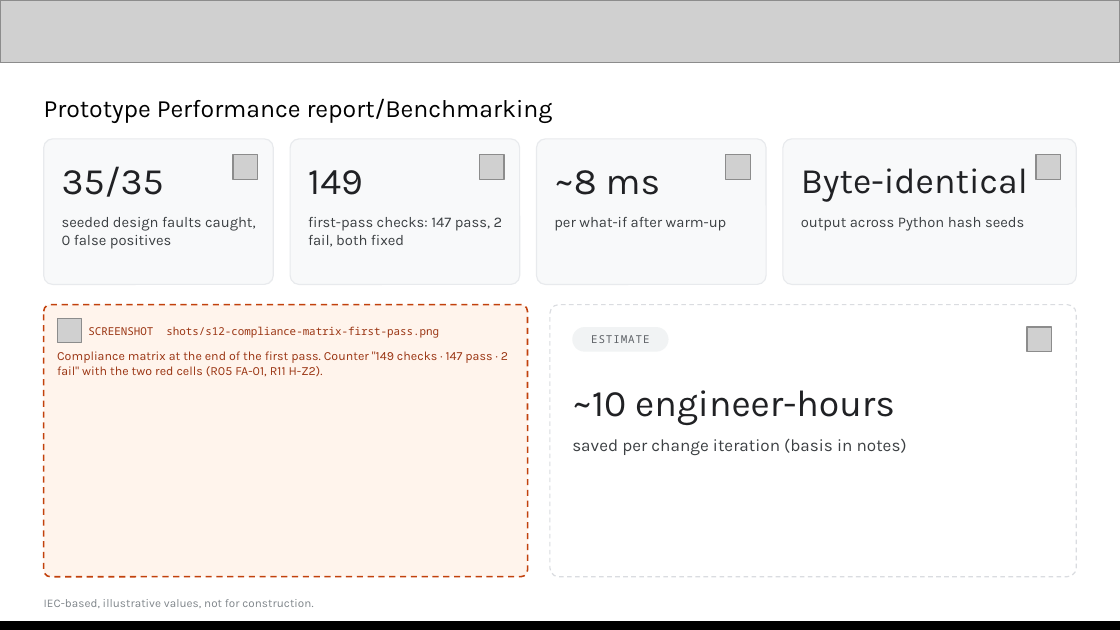
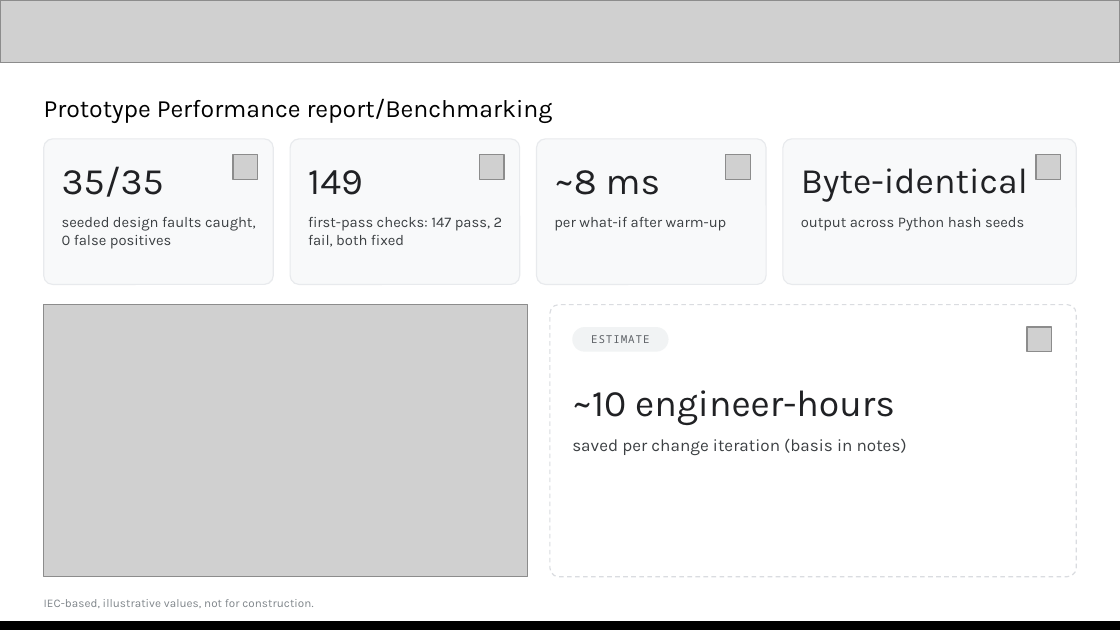
Before and after one commit to mehular0ra/kirchhoff, a slide deck: slide 11 of docs/submission/deck/Kirchhoff-AI-Builder-Cup.pptx. Drawn at 1120x630 pixels with LibreOffice and Linux fonts; fonts in the diff are those of the drawing; grey boxes stand for pictures. Boxes give left, top, right and bottom in pixels: in the first picture for what was removed or moved away, otherwise in the second. Text is boxed around its words. In the diff, an @@ line names an element or a change of style, - is before the commit and + after.

```diff
--- a/docs/submission/deck/Kirchhoff-AI-Builder-Cup.pptx
+++ b/docs/submission/deck/Kirchhoff-AI-Builder-Cup.pptx
@@ rounded rectangle removed at [44,305,528,577] @@
@@ picture added at [44,305,528,577] @@
@@ picture removed at [57,318,82,343] @@
@@ text removed at [88,326,439,338] @@
-SCREENSHOT shots/s12-compliance-matrix-first-pass.png
@@ text removed at [57,351,508,376] @@
-Compliance matrix at the end of the first pass. Counter "149 checks · 147 pass · 2 fail" with the two red cells (R05 FA-01, R11 H-Z2).
```
Also in this commit, not shown: 6 other slides changed, 21 other files.
